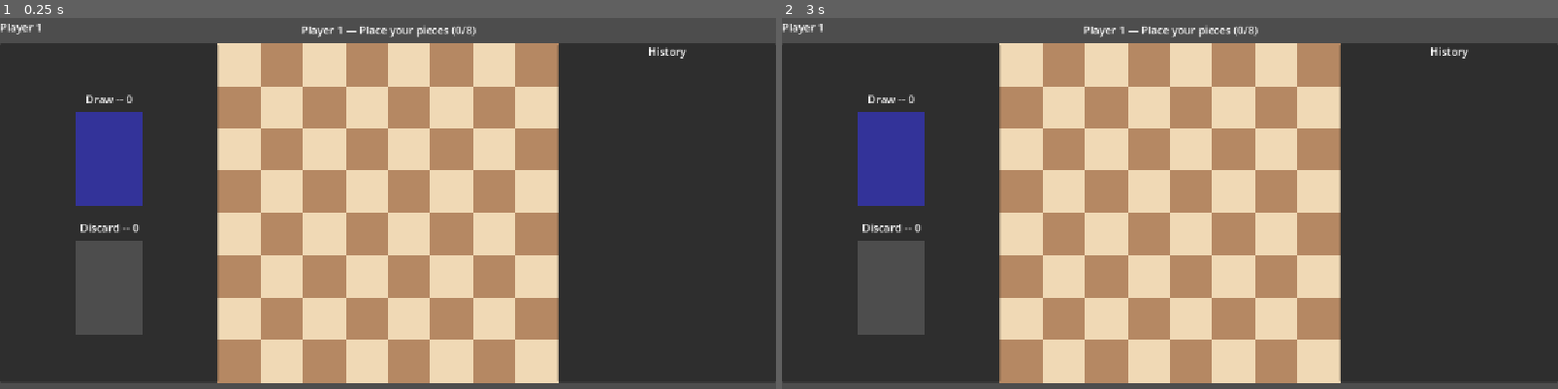
Above: before the commit, frames 1-2 (left to right).
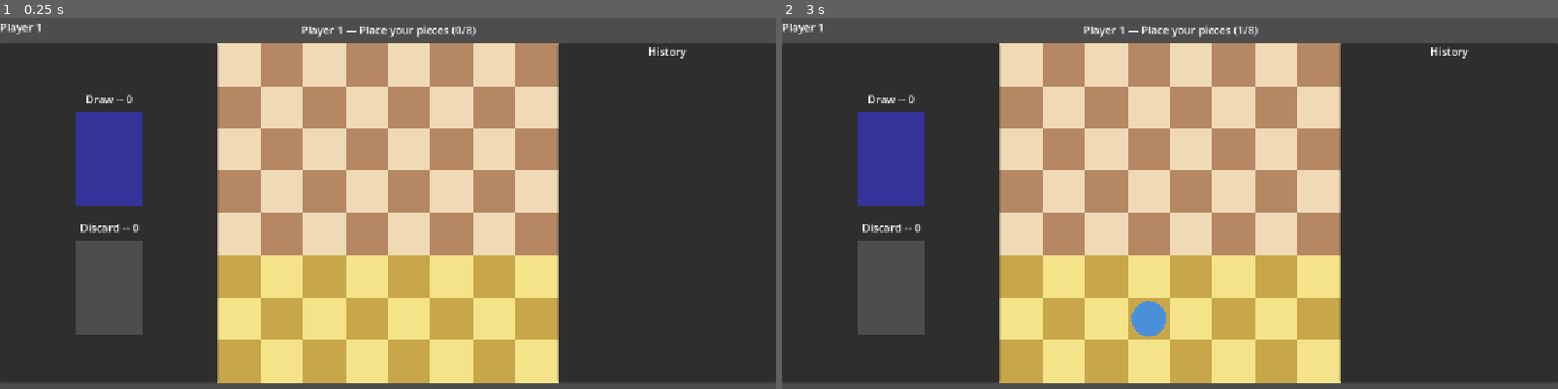
Above: after the commit, the same moments.

Repository: jtguzman/bataz
Game: Godot game, scene res://scenes/main.tscn
The game is run twice, just before and just after one commit, with the same random seed, the same clock (stepped at 60 frames per second) and the same inputs.
Inputs (mouse positions are in pixels of both pictures, inside the frame that each line leads up to):
- Up to frame 1 (0.25 s): no input
- Up to frame 2 (3 s): tap Enter (ui_accept) at 0.5, 0.77, 1.25, 1.52, 2, 2.75 s; move the mouse to (1340, 207) at 0.52 s; hold Right (ui_right) 0.53-1.28 s; tap Shift every 0.75 s from 0.6 to 2.85 s; click (1340, 207) at 0.67 s; move the mouse to (1014, 251) at 1.27 s; hold Down (ui_down) 1.28-2.03 s; move the mouse to (1247, 133) at 2.02 s; hold Right (ui_right) 2.03-2.78 s; move the mouse to (1131, 314) at 2.77 s; hold Up (ui_up) from 2.78 s (still down); click (1131, 314) at 2.92 s

The runs differ from the first frame. In frame 1, 15% of the frame differs, in the area x 28-72%, y 63-99%; in frame 2, 15%, in the area x 28-72%, y 2-99%.
Error before the commit: Trying to assign an array of type "Array" to a variable of type "Array[int]". (res://scripts/game/game_manager.gd:28)

Commit message:
fix: use explicit if/else in get_placement_zone to avoid typed Array ternary bug
GDScript 4 inline ternary with Array[int] literals produced an empty array
at runtime. Replaced with explicit if/else branching.

Co-Authored-By: Claude Sonnet 4.6 <noreply@anthropic.com>

Diff:
--- a/scripts/game/game_manager.gd
+++ b/scripts/game/game_manager.gd
@@ -25,7 +25,11 @@
 
 func get_placement_zone(player: int) -> Array[Vector2i]:
 	var cells: Array[Vector2i] = []
-	var rows: Array[int] = [5, 6, 7] if player == 1 else [0, 1, 2]
+	var rows: Array[int]
+	if player == 1:
+		rows = [5, 6, 7]
+	else:
+		rows = [0, 1, 2]
 	for row in rows:
 		for col in 8:
 			cells.append(Vector2i(col, row))
